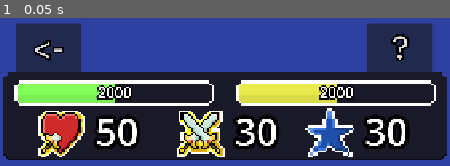
Above: before the commit, frame 1.
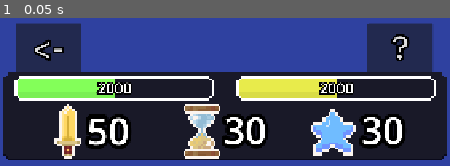
Above: after the commit, the same moment.

Repository: Nano95/project_RUNES
Game: Godot game, scene res://Scenes/GameUI.tscn
The game is run twice, just before and just after one commit, with the same random seed, the same clock (stepped at 60 frames per second) and the same inputs. This scene is started directly instead of the project's main scene.
Inputs:
- Up to frame 1 (0.05 s): no input

The runs differ from the first frame. In frame 1, 23% of the frame differs, in the area x 3-97%, y 39-96%.

Commit message:
New icons

Diff:
--- a/Scenes/BattleRuneButton.tscn
+++ b/Scenes/BattleRuneButton.tscn
@@ -1,24 +1,24 @@
-[gd_scene load_steps=8 format=3 uid="uid://d3gwj83kl6yvi"]
+[gd_scene format=3 uid="uid://d3gwj83kl6yvi"]
 
 [ext_resource type="Texture2D" uid="uid://llqj70wrm8i3" path="res://Sprites/Runes/ARCANE_STRIKE_RUNE.png" id="1_ss5nf"]
-[ext_resource type="Texture2D" uid="uid://b18ao2eimbmku" path="res://Sprites/MANA_ICON.png" id="2_lg8pf"]
 [ext_resource type="Script" uid="uid://c11nmmtllhkk8" path="res://Scenes/BattleRuneButton.gd" id="2_wlwmb"]
+[ext_resource type="Texture2D" uid="uid://ba0tbqqe7jo6v" path="res://Sprites/MANA_ICON_v2.png" id="3_lg8pf"]
 [ext_resource type="PackedScene" path="res://Scenes/MyLabel.tscn" id="3_wlwmb"]
 [ext_resource type="Shader" uid="uid://ckjvhxujvm14n" path="res://Shaders/ArcadeFlash.gdshader" id="4_b1aft"]
 
-[sub_resource type="ShaderMaterial" id="ShaderMaterial_gk35u"]
+[sub_resource type="ShaderMaterial" id="ShaderMaterial_wlwmb"]
 resource_local_to_scene = true
 shader = ExtResource("4_b1aft")
 shader_parameter/time = 4.750000002218258e-07
 shader_parameter/activate = false
 
-[sub_resource type="ShaderMaterial" id="ShaderMaterial_lg8pf"]
+[sub_resource type="ShaderMaterial" id="ShaderMaterial_b1aft"]
 resource_local_to_scene = true
 shader = ExtResource("4_b1aft")
 shader_parameter/time = 4.750000002218258e-07
 shader_parameter/activate = false
 
-[node name="RuneButton1" type="Button"]
+[node name="RuneButton1" type="Button" unique_id=1822885512]
 custom_minimum_size = Vector2(155, 125)
 size_flags_horizontal = 3
 mouse_filter = 1
@@ -27,27 +27,30 @@
 expand_icon = true
 script = ExtResource("2_wlwmb")
 
-[node name="TextureRect" type="TextureRect" parent="."]
+[node name="TextureRect" type="TextureRect" parent="." unique_id=323078482]
 layout_mode = 0
-offset_right = 40.0
-offset_bottom = 40.0
-texture = ExtResource("2_lg8pf")
+offset_left = -19.0
+offset_top = -17.0
+offset_right = 141.0
+offset_bottom = 143.0
+scale = Vector2(0.5, 0.5)
+texture = ExtResource("3_lg8pf")
+stretch_mode = 5
 
-[node name="manaLbl" parent="." instance=ExtResource("3_wlwmb")]
-material = SubResource("ShaderMaterial_gk35u")
+[node name="manaLbl" parent="." unique_id=1548808354 instance=ExtResource("3_wlwmb")]
+material = SubResource("ShaderMaterial_wlwmb")
 layout_mode = 0
-offset_left = -1.0
-offset_top = 5.0
-offset_right = 165.66666
-offset_bottom = 142.0
+offset_top = 11.0
+offset_right = 166.66666
+offset_bottom = 148.0
 scale = Vector2(0.25, 0.25)
 text = "8"
 horizontal_alignment = 1
 vertical_alignment = 1
 
-[node name="qty" parent="." instance=ExtResource("3_wlwmb")]
+[node name="qty" parent="." unique_id=1037161359 instance=ExtResource("3_wlwmb")]
 unique_name_in_owner = true
-material = SubResource("ShaderMaterial_lg8pf")
+material = SubResource("ShaderMaterial_b1aft")
 layout_mode = 0
 offset_top = 94.0
 offset_right = 620.0
--- a/Scenes/GameUI.tscn
+++ b/Scenes/GameUI.tscn
@@ -8,14 +8,14 @@
 [ext_resource type="Theme" uid="uid://6l1e7tacwmvs" path="res://Resources/Themes/SubpanelT2_theme_res.tres" id="4_eh46d"]
 [ext_resource type="FontFile" uid="uid://dkwdv1gjlxyfy" path="res://TikTokSans_24pt-Regular.ttf" id="4_frnsy"]
 [ext_resource type="Texture2D" uid="uid://2mjbs0mmr2ya" path="res://Sprites/mid_progress_bar_top.png" id="5_co6lq"]
-[ext_resource type="Texture2D" uid="uid://b8vfc4t74gkpt" path="res://Sprites/FULL_ATK.png" id="5_d8tla"]
-[ext_resource type="Texture2D" uid="uid://bc5ptbig8ogjf" path="res://Sprites/Damaged_icon.png" id="6_j41el"]
 [ext_resource type="Texture2D" uid="uid://opa2rothhy7x" path="res://Sprites/mid_progress_bar_progress.png" id="7_tii1l"]
 [ext_resource type="Script" uid="uid://dt4un2465kwr1" path="res://Scripts/XpBarController.gd" id="8_tii1l"]
 [ext_resource type="Curve" uid="uid://bdkmegreb07jj" path="res://Resources/xpCurve.tres" id="9_8dgta"]
-[ext_resource type="Texture2D" uid="uid://b18ao2eimbmku" path="res://Sprites/MANA_ICON.png" id="11_0hwcy"]
+[ext_resource type="Texture2D" uid="uid://7y1l608t68tc" path="res://Sprites/SWORD_ICON_v2.png" id="12_eh46d"]
 [ext_resource type="Script" uid="uid://csqoa81ypjofv" path="res://Scripts/LootManager.gd" id="12_us4cf"]
+[ext_resource type="Texture2D" uid="uid://bu4vdh2ysw12x" path="res://Sprites/HOURGLASS_ICON.png" id="13_5s36o"]
 [ext_resource type="PackedScene" uid="uid://dakbi23goa01y" path="res://Scenes/LootEntry.tscn" id="13_qecx7"]
+[ext_resource type="Texture2D" uid="uid://ba0tbqqe7jo6v" path="res://Sprites/MANA_ICON_v2.png" id="14_y2kyv"]
 
 [sub_resource type="ShaderMaterial" id="ShaderMaterial_5s36o"]
 resource_local_to_scene = true
@@ -130,9 +130,9 @@
 [node name="HpBar" type="TextureProgressBar" parent="TopSection" unique_id=332857752]
 layout_mode = 0
 offset_left = 23.0
-offset_top = 23.0
+offset_top = 16.0
 offset_right = 103.0
-offset_bottom = 33.0
+offset_bottom = 26.0
 scale = Vector2(4, 4)
 value = 50.0
 texture_over = ExtResource("5_co6lq")
@@ -153,9 +153,9 @@
 [node name="XpBar" type="TextureProgressBar" parent="TopSection" unique_id=163275558 node_paths=PackedStringArray("xp_lbl")]
 layout_mode = 0
 offset_left = 378.0
-offset_top = 23.0
+offset_top = 16.0
 offset_right = 458.0
-offset_bottom = 33.0
+offset_bottom = 26.0
 scale = Vector2(4, 4)
 value = 50.0
 texture_over = ExtResource("5_co6lq")
@@ -179,20 +179,20 @@
 [node name="DamagedIcon" type="TextureRect" parent="TopSection" unique_id=1914600016]
 z_index = -1
 layout_mode = 0
-offset_left = 59.0
-offset_top = 67.0
-offset_right = 99.0
-offset_bottom = 107.0
-scale = Vector2(2, 2)
-texture = ExtResource("6_j41el")
+offset_left = 27.0
+offset_top = 24.0
+offset_right = 187.0
+offset_bottom = 184.0
+texture = ExtResource("12_eh46d")
 
 [node name="totalAtkLabel" parent="TopSection/DamagedIcon" unique_id=2134382516 instance=ExtResource("2_frnsy")]
 material = SubResource("ShaderMaterial_7ifpd")
 layout_mode = 0
-offset_left = 5.0
-offset_top = -49.5
-offset_right = 283.33334
-offset_bottom = 87.5
+offset_left = 88.0
+offset_top = 11.000008
+offset_right = 366.33337
+offset_bottom = 148.0
+scale = Vector2(0.6, 0.6)
 pivot_offset = Vector2(60, 68.5)
 text = "50"
 vertical_alignment = 1
@@ -200,20 +200,20 @@
 [node name="AttackIcon" type="TextureRect" parent="TopSection" unique_id=900766328]
 z_index = -1
 layout_mode = 0
-offset_left = 280.0
-offset_top = 67.0
-offset_right = 320.0
-offset_bottom = 107.0
-scale = Vector2(2, 2)
-texture = ExtResource("5_d8tla")
+offset_left = 241.0
+offset_top = 24.0
+offset_right = 401.0
+offset_bottom = 184.0
+texture = ExtResource("13_5s36o")
 
 [node name="turnsLabel" parent="TopSection/AttackIcon" unique_id=1244465 instance=ExtResource("2_frnsy")]
 material = SubResource("ShaderMaterial_hyinc")
 layout_mode = 0
-offset_left = 6.0
-offset_top = -49.500008
-offset_right = 226.0
-offset_bottom = 87.49999
+offset_left = 93.0
+offset_top = 10.0
+offset_right = 313.0
+offset_bottom = 147.0
+scale = Vector2(0.6, 0.6)
 pivot_offset = Vector2(60, 68)
 text = "30"
 vertical_alignment = 1
@@ -221,20 +221,21 @@
 [node name="FocusIcon" type="TextureRect" parent="TopSection" unique_id=1447536329]
 z_index = -1
 layout_mode = 0
-offset_left = 488.0
-offset_top = 67.0
-offset_right = 528.0
-offset_bottom = 107.0
-scale = Vector2(2, 2)
-texture = ExtResource("11_0hwcy")
+offset_left = 453.0
+offset_top = 30.0
+offset_right = 613.0
+offset_bottom = 190.0
+mouse_filter = 2
+texture = ExtResource("14_y2kyv")
 
 [node name="focusLabel" parent="TopSection/FocusIcon" unique_id=285287565 instance=ExtResource("2_frnsy")]
 material = SubResource("ShaderMaterial_j2gl1")
 layout_mode = 0
-offset_left = 6.0
-offset_top = -49.500008
-offset_right = 226.0
-offset_bottom = 87.49999
+offset_left = 101.0
+offset_top = 4.0
+offset_right = 321.0
+offset_bottom = 141.0
+scale = Vector2(0.6, 0.6)
 pivot_offset = Vector2(60, 68)
 text = "30"
 vertical_alignment = 1
--- a/Scripts/GameUI.gd
+++ b/Scripts/GameUI.gd
@@ -132,7 +132,7 @@
 	monster_turns.scale = Vector2(danger_scale, danger_scale)
 	if (turns_tween and turns_tween.is_running()): turns_tween.kill()
 	turns_tween = create_tween()
-	turns_tween.tween_property(monster_turns, "scale", Vector2(.3, .3), 0.4)\
+	turns_tween.tween_property(monster_turns, "scale", Vector2(.6, .6), 0.4)\
 		.set_trans(Tween.TRANS_CUBIC)
 
 func update_monster_damage(power:int) -> void:
@@ -143,7 +143,7 @@
 	if (dmg_tween and dmg_tween.is_running()): dmg_tween.kill()
 	monster_damage.scale = Vector2(.4, .4)
 	dmg_tween = create_tween()
-	dmg_tween.tween_property(monster_damage, "scale", Vector2(.3, .3), 0.4)\
+	dmg_tween.tween_property(monster_damage, "scale", Vector2(.6, .6), 0.4)\
 		.set_trans(Tween.TRANS_CUBIC)
 
 func spawn_settings() -> void:
@@ -162,7 +162,7 @@
 	if (focus_tween and focus_tween.is_running()): focus_tween.kill()
 	focus_label.scale = Vector2(.4, .4)
 	focus_tween = create_tween()
-	focus_tween.tween_property(focus_label, "scale", Vector2(.3, .3), 0.4)\
+	focus_tween.tween_property(focus_label, "scale", Vector2(.6, .6), 0.4)\
 		.set_trans(Tween.TRANS_CUBIC)
 
 func tween_hp_bar(from: float, to: float, clr:Color) -> void:
Binary file added: Sprites/HOURGLASS_ICON.png
Binary file added: Sprites/MANA_ICON_v2.png
Binary file added: Sprites/SWORD_ICON_v2.png
